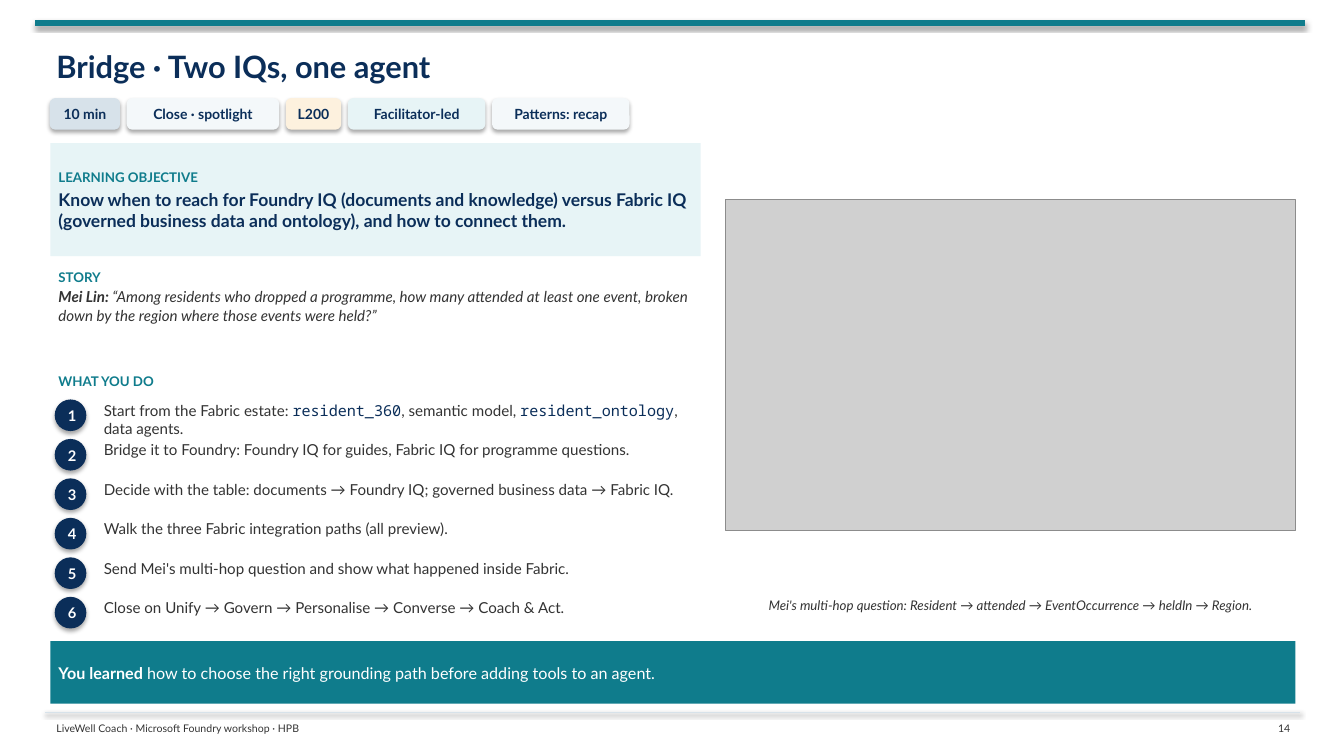
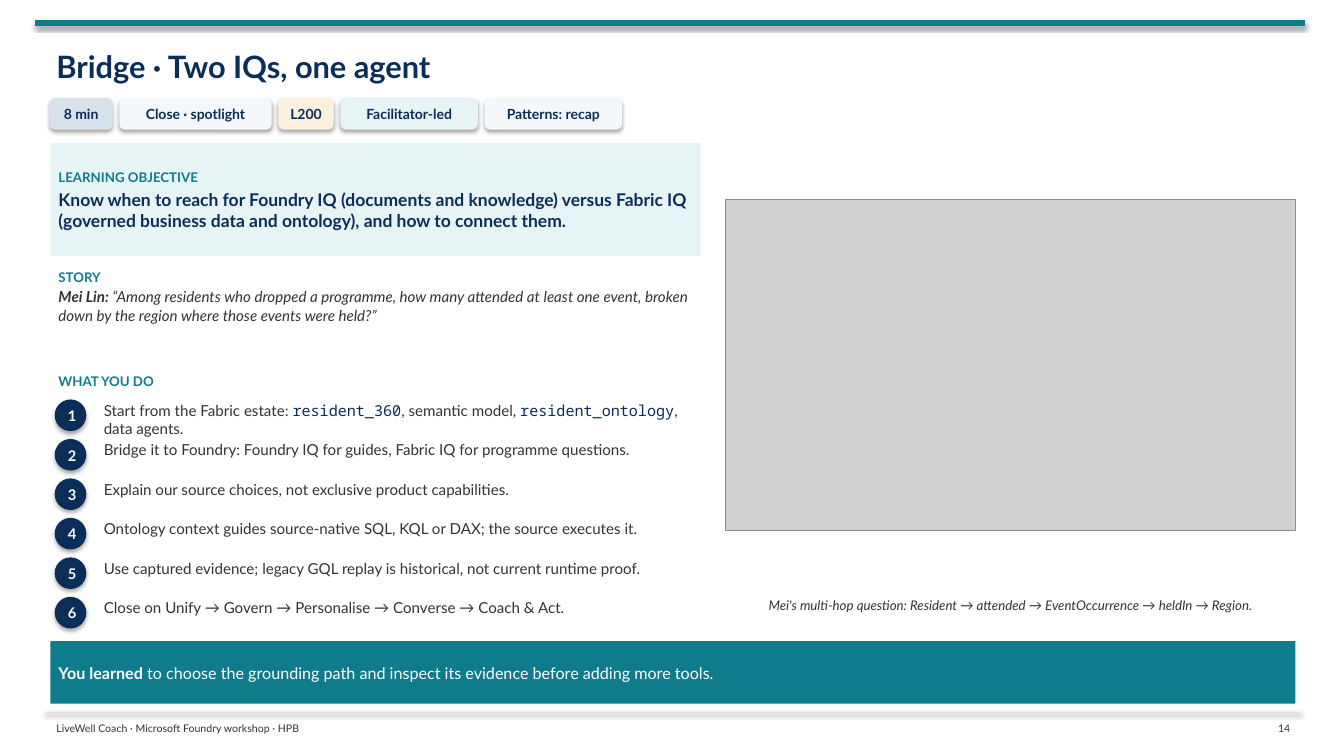
Before and after one commit to tonirex/hpb-foundry-workshop, a slide deck: slide 14 of deck/LiveWell-Lab-Flow.pptx. Drawn at 1344x756 pixels with LibreOffice and Linux fonts; fonts in the diff are those of the drawing; grey boxes stand for pictures. Boxes give left, top, right and bottom in pixels: in the first picture for what was removed or moved away, otherwise in the second. Text is boxed around its words. In the diff, an @@ line names an element or a change of style, - is before the commit and + after.

```diff
--- a/deck/LiveWell-Lab-Flow.pptx
+++ b/deck/LiveWell-Lab-Flow.pptx
@@ rounded rectangle "8 min": place and size @@
-rounded rectangle "8 min" at <box>50,99,119,129</box>
+rounded rectangle "8 min" at <box>50,99,112,129</box>
@@ text in rounded rectangle at <box>64,108,98,119</box>: text changed @@
-10 min
+8 min
@@ rounded rectangle "Close · spotlight": place and size @@
-rounded rectangle "Close · spotlight" at <box>127,99,278,129</box>
+rounded rectangle "Close · spotlight" at <box>120,99,271,129</box>
@@ rounded rectangle "L200": place and size @@
-rounded rectangle "L200" at <box>286,99,341,129</box>
+rounded rectangle "L200" at <box>279,99,334,129</box>
@@ rounded rectangle "Facilitator-led": place and size @@
-rounded rectangle "Facilitator-led" at <box>349,99,485,129</box>
+rounded rectangle "Facilitator-led" at <box>341,99,477,129</box>
@@ rounded rectangle "Patterns: recap": place and size @@
-rounded rectangle "Patterns: recap" at <box>493,99,629,129</box>
+rounded rectangle "Patterns: recap" at <box>485,99,621,129</box>
@@ text at <box>104,484,509,498</box>: text changed @@
-Decide with the table: documents → Foundry IQ; governed business data → Fabric IQ.
+Explain our source choices, not exclusive product capabilities.
@@ text at <box>104,523,638,537</box>: text changed @@
-Walk the three Fabric integration paths (all preview).
+Ontology context guides source-native SQL, KQL or DAX; the source executes it.
@@ text at <box>104,563,640,577</box>: text changed @@
-Send Mei's multi-hop question and show what happened inside Fabric.
+Use captured evidence; legacy GQL replay is historical, not current runtime proof.
@@ text in rectangle at <box>58,667,714,682</box>: text changed @@
-You learned how to choose the right grounding path before adding tools to an agent.
+You learned to choose the grounding path and inspect its evidence before adding more tools.
```
Also in this commit, not shown: 13 other slides changed, 38 other files.
